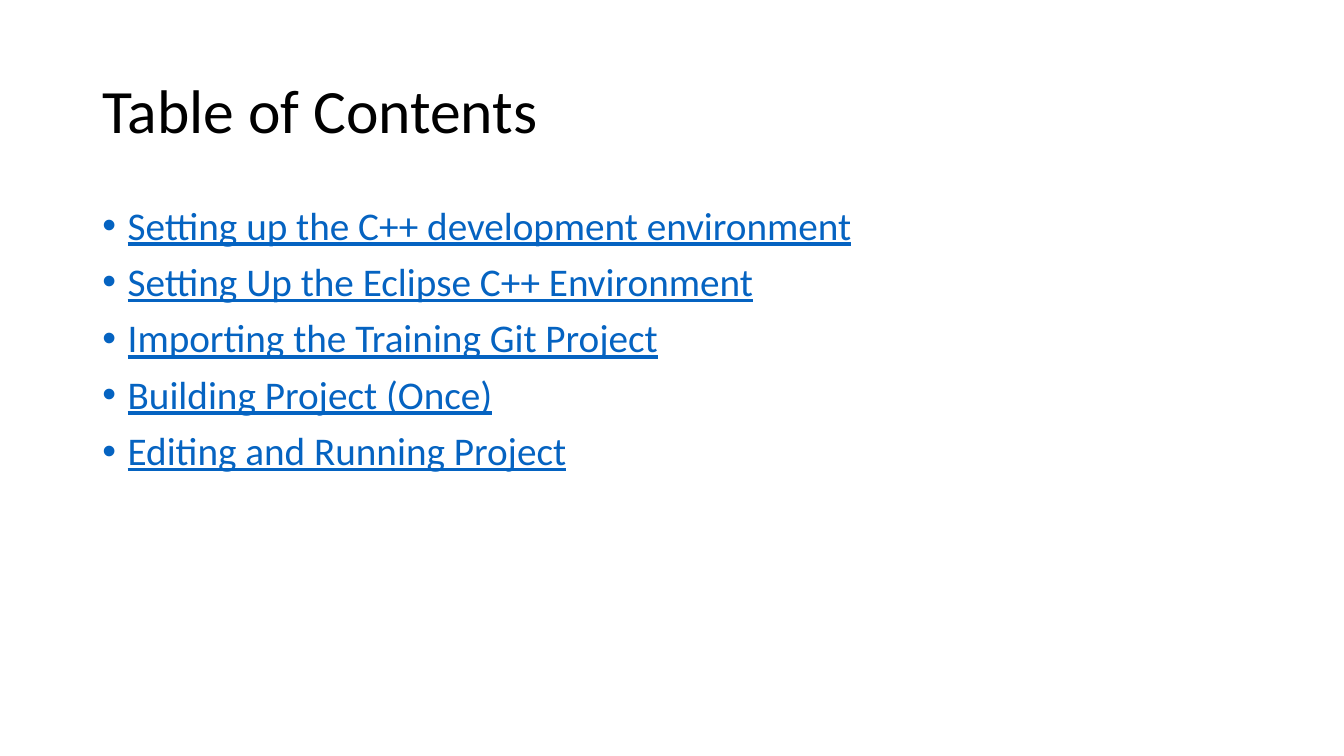
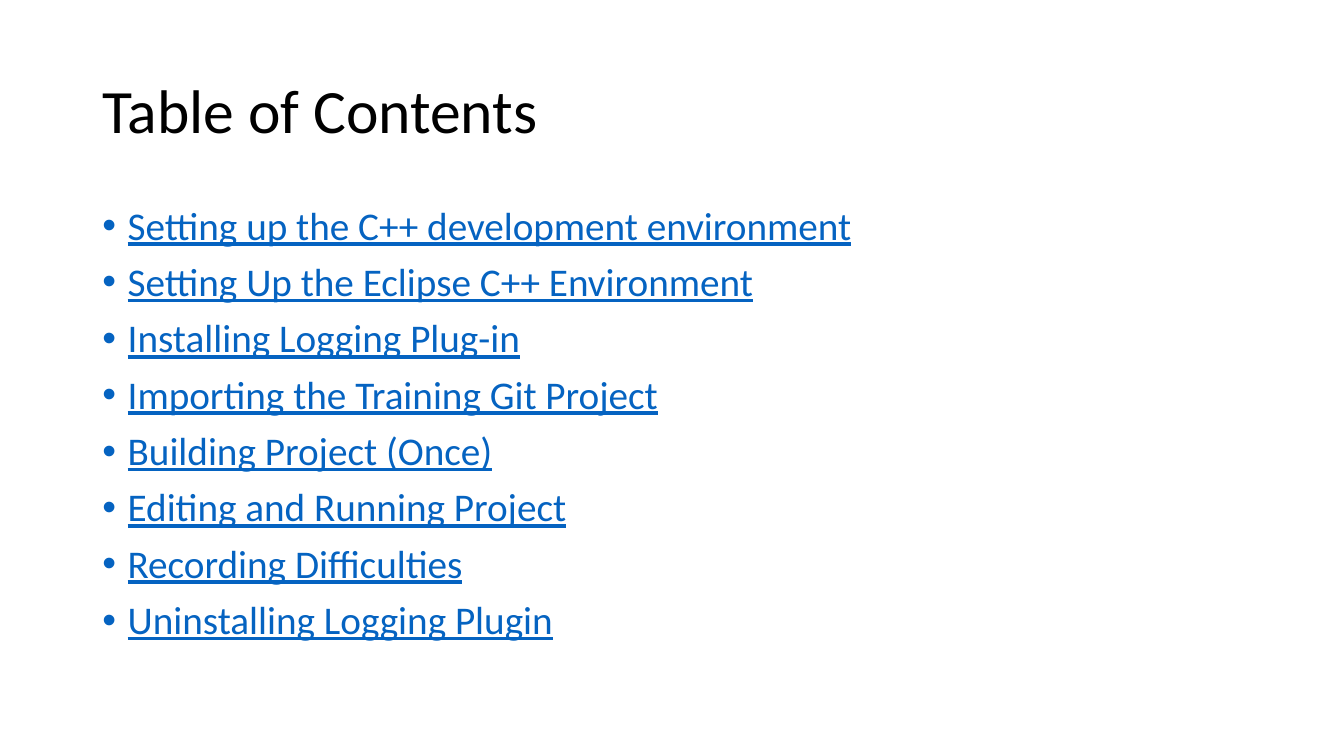
Before and after one commit to pdewan/ConcurrentProgrammingTrainingExamples, a slide deck: slide 2 of Documents/EclipseOpenMPTraining.pptx. Drawn at 1344x756 pixels with LibreOffice and Linux fonts; fonts in the diff are those of the drawing. Boxes give left, top, right and bottom in pixels: in the first picture for what was removed or moved away, otherwise in the second. Text is boxed around its words. In the diff, an @@ line names an element or a change of style, - is before the commit and + after.

Commit message:
Updated docs with plugin installation details

```diff
--- a/Documents/EclipseOpenMPTraining.pptx
+++ b/Documents/EclipseOpenMPTraining.pptx
@@ text at (128,324,520,359): paragraph added @@
+• Installing Logging Plug-in
@@ text at (128,550,553,641): paragraphs added @@
+• Recording Difficulties
+• Uninstalling Logging Plugin
```
Also in this commit, not shown: 19 slides added, 1 other file.
